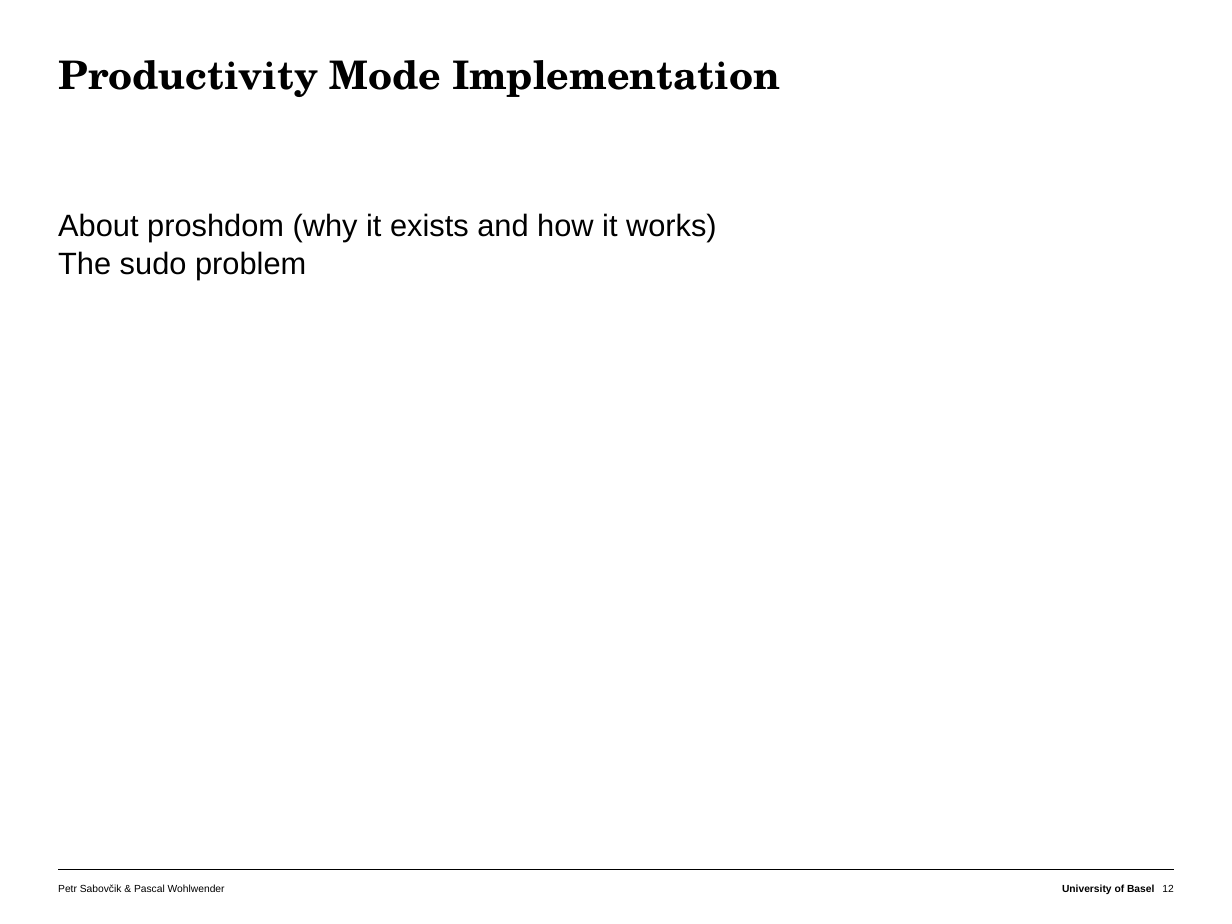
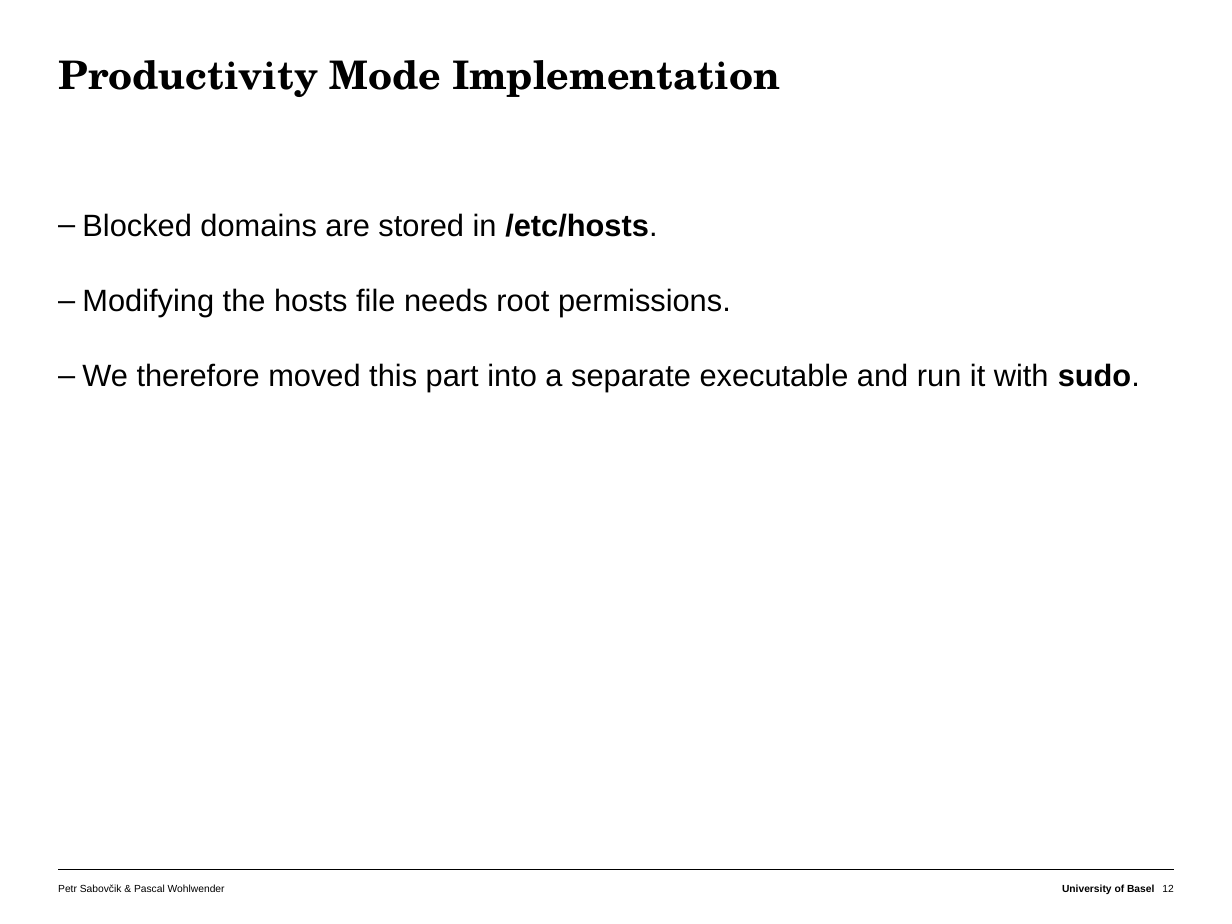
Before and after one commit to lalancz/prosh, a slide deck: slide 12 of docs/project_final_presentation.pptx. Drawn at 1232x924 pixels with LibreOffice and Linux fonts; fonts in the diff are those of the drawing. Boxes give left, top, right and bottom in pixels: in the first picture for what was removed or moved away, otherwise in the second. Text is boxed around its words. In the diff, an @@ line names an element or a change of style, - is before the commit and + after.

```diff
--- a/docs/project_final_presentation.pptx
+++ b/docs/project_final_presentation.pptx
@@ text at [82, 213, 1140, 392]: text changed @@
-  About proshdom (why it exists and how it works)
-  The sudo problem
+  – Blocked domains are stored in /etc/hosts.
+  – Modifying the hosts file needs root permissions.
+  – We therefore moved this part into a separate executable and run it with sudo.
```
Also in this commit, not shown: 1 other slide changed.
